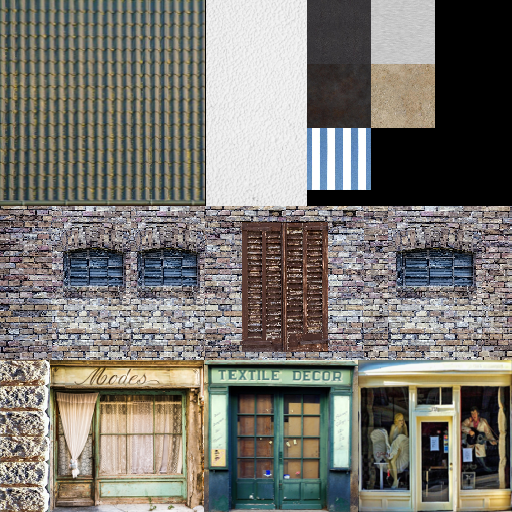
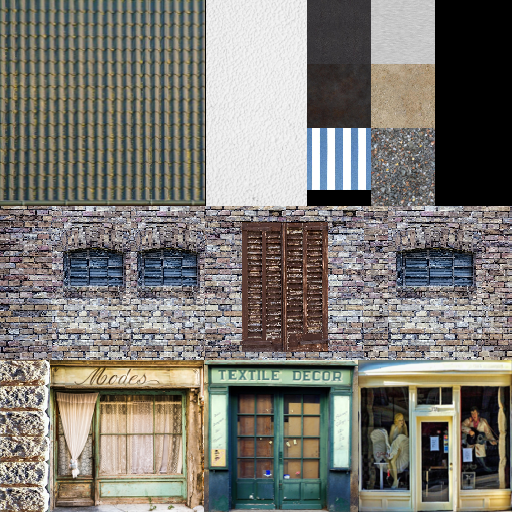
Layer changes from the first 512 x 512 image to the second:
painted on "others" over [371, 128, 435, 206]
